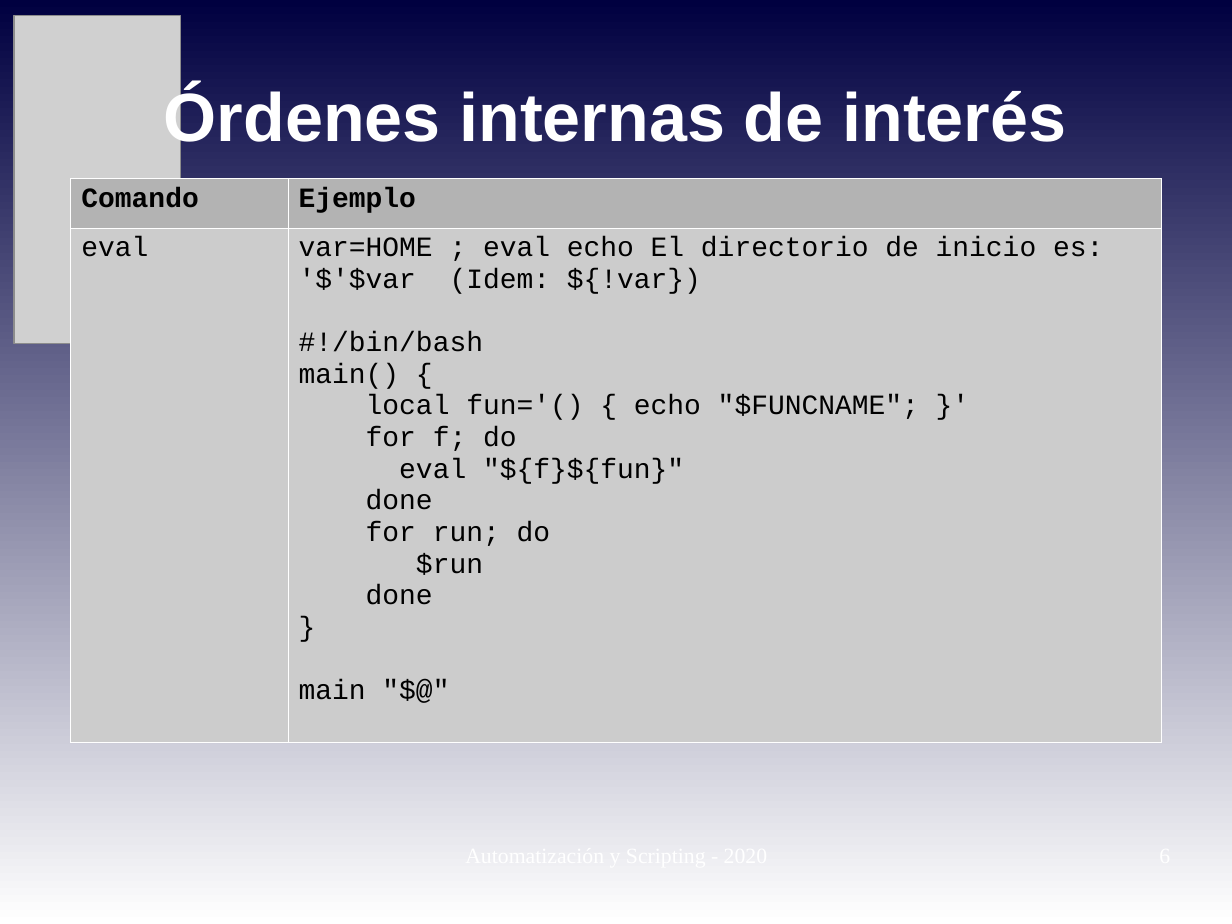
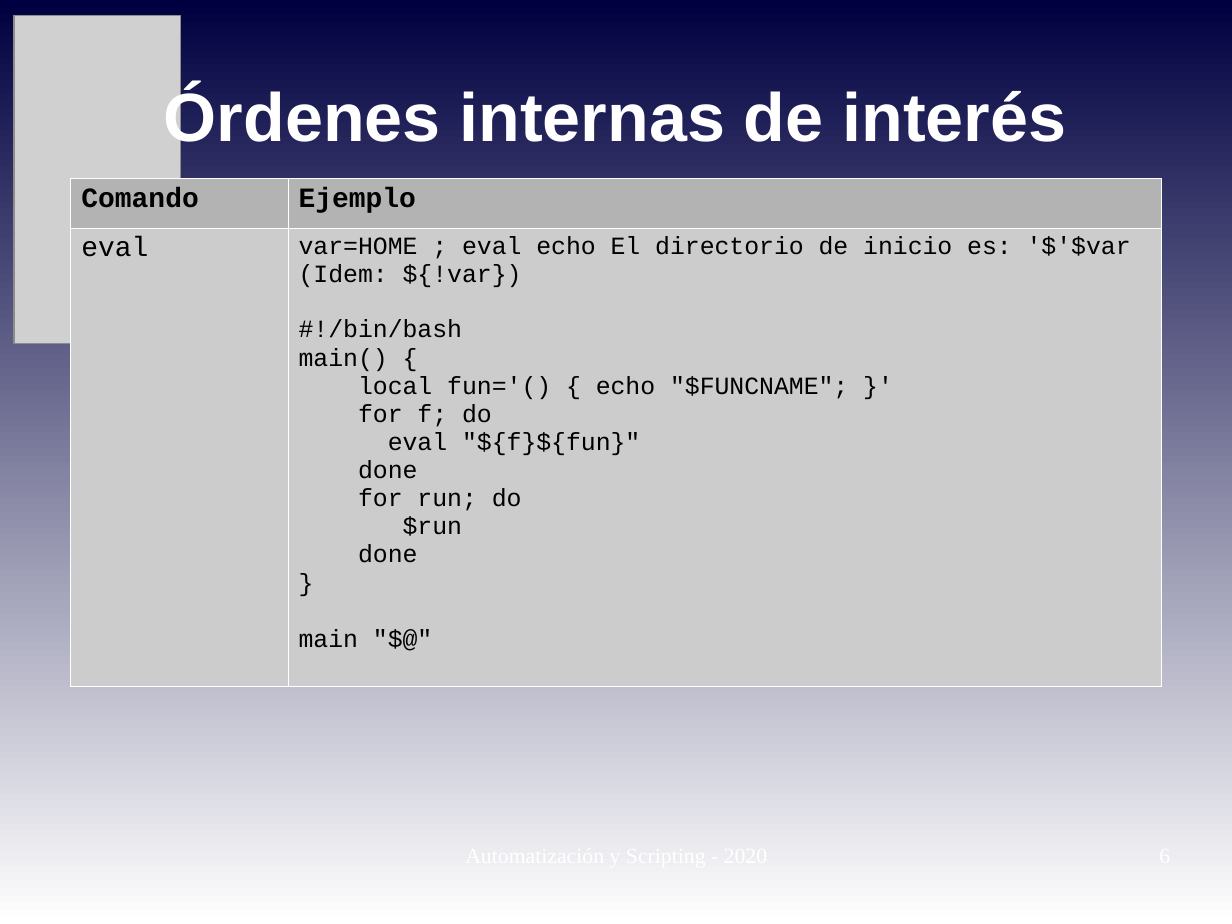
Before and after one commit to niniadcobre/-AutoyScripting, a slide deck: slide 6 of clases/AYS_clase06.odp. Drawn at 1232x924 pixels with LibreOffice and Linux fonts; fonts in the diff are those of the drawing; grey boxes stand for pictures. Boxes give left, top, right and bottom in pixels: in the first picture for what was removed or moved away, otherwise in the second. Text is boxed around its words. In the diff, an @@ line names an element or a change of style, - is before the commit and + after.

```diff
--- a/clases/AYS_clase06.odp
+++ b/clases/AYS_clase06.odp
@@ table at <box>70,179,1162,684</box> @@
@@ size 18 to 16 pt @@
```
Also in this commit, not shown: 1 other slide changed, 2 other files.
